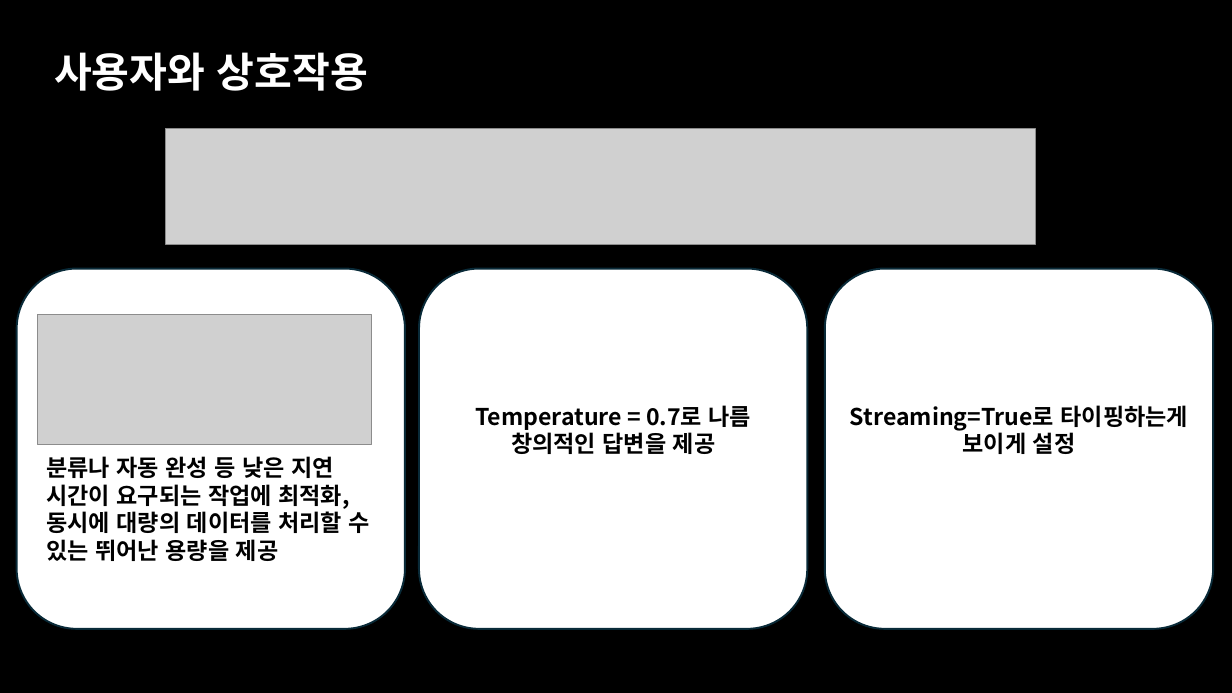
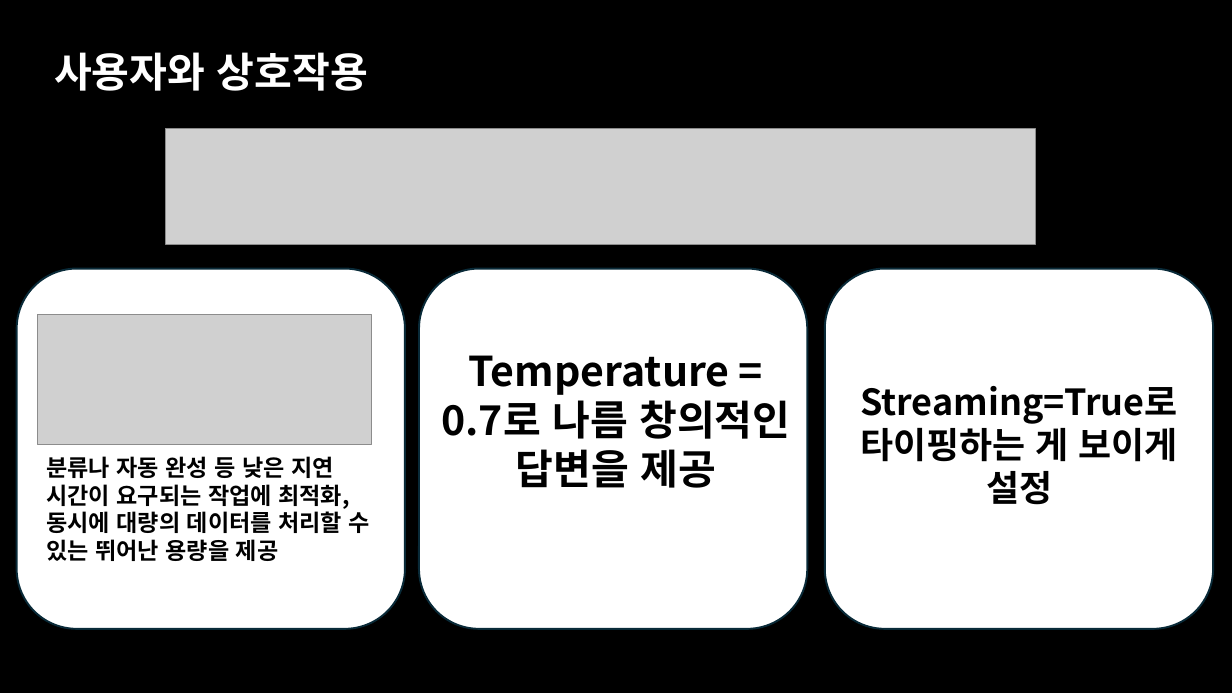
Before and after one commit to MINGYU-1/oboe_album_rag_project, a slide deck: slide 37 of 오보에 최종프로젝트 발표.pptx (slide 34 before the commit). Drawn at 1232x693 pixels with LibreOffice and Linux fonts; fonts in the diff are those of the drawing; grey boxes stand for pictures. Boxes give left, top, right and bottom in pixels: in the first picture for what was removed or moved away, otherwise in the second. Text is boxed around its words. In the diff, an @@ line names an element or a change of style, - is before the commit and + after.

```diff
--- a/오보에 최종프로젝트 발표.pptx
+++ b/오보에 최종프로젝트 발표.pptx
@@ text "Temperature = 0.7로 나름 창의적인 ...": place and size @@
-text "Temperature = 0.7로 나름 창의적인 ..." at bbox=[475, 405, 752, 454]
+text "Temperature = 0.7로 나름 창의적인 ..." at bbox=[441, 355, 790, 488]
@@ text "Temperature = 0.7로 나름 창의적인 ..." at bbox=[441, 355, 790, 488]: size 18 to 32 pt @@
@@ text at bbox=[860, 386, 1178, 505]: text changed; size 18 to 28 pt @@
-Streaming=True로 타이핑하는게 보이게 설정
+Streaming=True로 타이핑하는 게 보이게 설정
```
Also in this commit, not shown: 12 other slides changed, 40 slides added, 2 slides removed, 9 other files.
